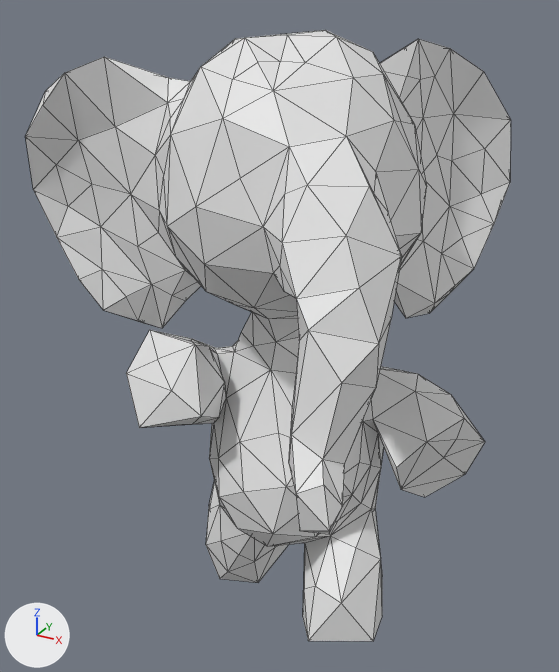
Renders of the OBJ model meshes/elephant/elephant00052.obj from each side of a commit.
Camera for both pictures: a 50 mm camera at (1.15, -1.76, 1.05) aimed at (-0.06, 0.45, -0.05). The axes (+X, +Y, +Z) are drawn at lower left. The lights are the same throughout. Mesh edges are drawn as thin lines. Where no turn or scale is listed for an object, it has been applied to the vertices.

Before the edit, the objects in view are built like this:
```python
me_elephant00052 = bpy.data.meshes.new('elephant00052')
me_elephant00052.from_pydata(...)  # 397 vertices, 790 faces; spans x -0.91..0.7, y -0.47..1.2, z -1.04..0.96
# before: 172 (0.49, -0.12, 0.25), 328 (0.56, -0.13, 0.34) at pixel (391, 319), 390 (0.52, -0.11, 0.27)
ob_elephant00052 = bpy.data.objects.new('elephant00052', me_elephant00052)
ob_elephant00052.location = (0.0, 0.0, 0.0)
```
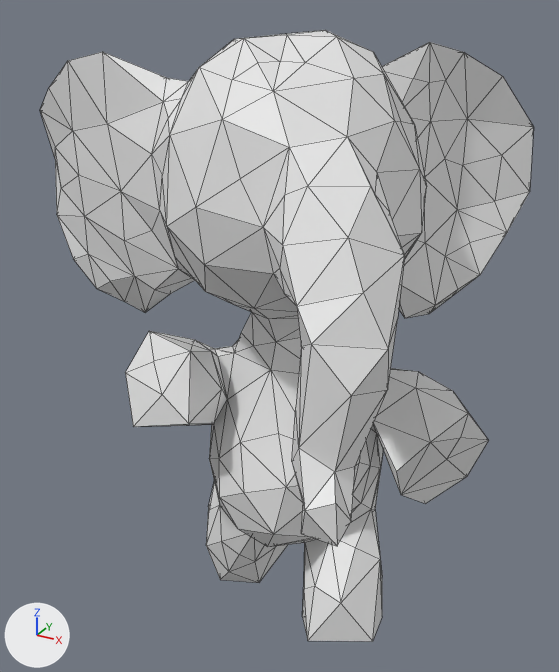
The change, as a diff of the scene's bpy script:
```diff
--- a/meshes/elephant/elephant00052.obj.py
+++ b/meshes/elephant/elephant00052.obj.py
@@ me_elephant00052 @@
-me_elephant00052.from_pydata(...)  # 397 vertices, 790 faces; spans x -0.91..0.7, y -0.47..1.2, z -1.04..0.96
-me_elephant00052.vertices[106].co = (0.38, -0.27, 0.41)  # pixel (296, 298)
-me_elephant00052.vertices[118].co = (0.43, -0.31, 0.36)  # pixel (308, 330)
-me_elephant00052.vertices[121].co = (0.36, -0.22, 0.28)  # pixel (299, 340)
-me_elephant00052.vertices[123].co = (0.42, -0.37, 0.11)  # pixel (291, 434)
-me_elephant00052.vertices[129].co = (0.39, -0.34, 0.01)  # pixel (288, 463)
-me_elephant00052.vertices[131].co = (0.48, -0.46, 0.02)  # pixel (295, 493)
-me_elephant00052.vertices[137].co = (0.48, -0.44, -0.09)  # pixel (299, 530)
-me_elephant00052.vertices[141].co = (0.45, -0.37, -0.08)
-me_elephant00052.vertices[142].co = (0.46, -0.2, 0.56)  # pixel (346, 235)
-me_elephant00052.vertices[146].co = (0.52, -0.33, 0.26)  # pixel (341, 382)
-me_elephant00052.vertices[148].co = (0.54, -0.44, 0.06)  # pixel (323, 484)
-me_elephant00052.vertices[149].co = (0.52, -0.24, 0.45)  # pixel (359, 287)
-me_elephant00052.vertices[151].co = (0.5, -0.37, 0.07)  # pixel (322, 459)
-me_elephant00052.vertices[153].co = (0.57, -0.47, -0.04)  # pixel (329, 530)
-me_elephant00052.vertices[155].co = (0.54, -0.4, -0.11)  # pixel (329, 534)
-me_elephant00052.vertices[160].co = (0.57, -0.41, -0.01)  # pixel (342, 506)
-me_elephant00052.vertices[162].co = (0.57, -0.25, 0.33)  # pixel (378, 343)
-me_elephant00052.vertices[164].co = (0.53, -0.33, 0.0)
-me_elephant00052.vertices[167].co = (0.49, -0.25, 0.0)
-me_elephant00052.vertices[169].co = (0.53, -0.32, 0.04)  # pixel (344, 463)
-me_elephant00052.vertices[171].co = (0.49, -0.19, 0.11)
-me_elephant00052.vertices[177].co = (0.57, -0.22, 0.21)  # pixel (376, 387)
-me_elephant00052.vertices[189].co = (0.55, -0.07, 0.49)  # pixel (401, 255)
-me_elephant00052.vertices[299].co = (0.37, -0.28, 0.15)  # pixel (292, 401)
+me_elephant00052.from_pydata(...)  # 397 vertices, 790 faces; spans x -1.09..0.7, y -0.41..1.23, z -1.04..0.96
+# me_elephant00052 part 1: 78 of 397 vertices moved; they spanned x -0.91..-0.08, y -0.07..0.41, z -0.33..0.88 and now span x -1.09..-0.1, y -0.06..0.5, z -0.34..0.89; mean shift (-0.07, 0.06, 0.01); largest move (-0.91, 0.19, 0.43) -> (-1.09, 0.49, 0.47)
+# me_elephant00052 part 2: 52 of the vertices in x 0.03..0.52, y 0.69..1.2, z 0.04..0.92 are multiplied about their middle by the matrix ((1.074, 0.096, 0.049), (-0.003, 1.055, 0.013), (-0.043, -0.024, 0.993)), then moved by (0.03, 0.01, -0.01)
+# me_elephant00052 part 3
+for i in [172, 328, 390]: me_elephant00052.vertices[i].co += Vector((0.01, 0.01, 0.0))
+me_elephant00052.vertices[106].co = (0.38, -0.28, 0.4)  # pixel (296, 306)
+me_elephant00052.vertices[118].co = (0.44, -0.33, 0.34)  # pixel (311, 344)
+me_elephant00052.vertices[121].co = (0.36, -0.22, 0.27)  # pixel (301, 346)
+me_elephant00052.vertices[123].co = (0.42, -0.34, 0.06)  # pixel (298, 447)
+me_elephant00052.vertices[129].co = (0.37, -0.29, -0.02)  # pixel (291, 461)
+me_elephant00052.vertices[131].co = (0.48, -0.41, -0.05)  # pixel (304, 510)
+me_elephant00052.vertices[137].co = (0.45, -0.38, -0.16)  # pixel (301, 533)
+me_elephant00052.vertices[141].co = (0.41, -0.3, -0.12)
+me_elephant00052.vertices[142].co = (0.47, -0.2, 0.55)  # pixel (348, 237)
+me_elephant00052.vertices[146].co = (0.55, -0.33, 0.23)  # pixel (351, 395)
+me_elephant00052.vertices[148].co = (0.55, -0.39, -0.02)  # pixel (335, 503)
+me_elephant00052.vertices[149].co = (0.53, -0.25, 0.45)  # pixel (363, 292)
+me_elephant00052.vertices[151].co = (0.51, -0.33, 0.02)  # pixel (334, 471)
+me_elephant00052.vertices[153].co = (0.56, -0.4, -0.13)  # pixel (337, 546)
+me_elephant00052.vertices[155].co = (0.5, -0.32, -0.18)
+me_elephant00052.vertices[160].co = (0.57, -0.35, -0.09)  # pixel (351, 521)
+me_elephant00052.vertices[162].co = (0.6, -0.25, 0.32)  # pixel (388, 349)
+me_elephant00052.vertices[164].co = (0.53, -0.27, -0.05)
+me_elephant00052.vertices[167].co = (0.48, -0.19, -0.02)
+me_elephant00052.vertices[169].co = (0.54, -0.26, 0.0)  # pixel (355, 466)
+me_elephant00052.vertices[171].co = (0.49, -0.16, 0.11)
+me_elephant00052.vertices[177].co = (0.59, -0.21, 0.2)  # pixel (387, 389)
+me_elephant00052.vertices[189].co = (0.56, -0.07, 0.49)  # pixel (404, 255)
+me_elephant00052.vertices[299].co = (0.37, -0.26, 0.12)  # pixel (295, 407)
+# me_elephant00052 part 4: 18 of 397 vertices moved; they spanned x 0.34..0.7, y 0.17..0.56, z -0.44..-0.08 and now span x 0.33..0.7, y 0.16..0.58, z -0.46..-0.08; mean shift (0.0, 0.01, 0.0); largest move (0.7, 0.42, -0.24) -> (0.7, 0.45, -0.26)
```

Where the change shows, as pixel boxes [x1, y1, x2, y2] in the pictures (559 x 672 px; the box of a moved part takes in the faces that stretch with it):
'elephant00052', reshaped
    before: [25, 30, 511, 641]
    after: [40, 30, 533, 642]
part 1 of me_elephant00052, moved or reshaped
    before: [25, 57, 234, 428]
    after: [40, 52, 234, 427]
part 2 of me_elephant00052, moved or reshaped
    before: [380, 39, 511, 318]
    after: [382, 42, 533, 318]
part 3 of me_elephant00052, moved or reshaped
    before: [280, 185, 402, 534]
    after: [280, 186, 405, 546]
part 4 of me_elephant00052, moved or reshaped
    before: [363, 369, 485, 497]
    after: [366, 369, 489, 504]
